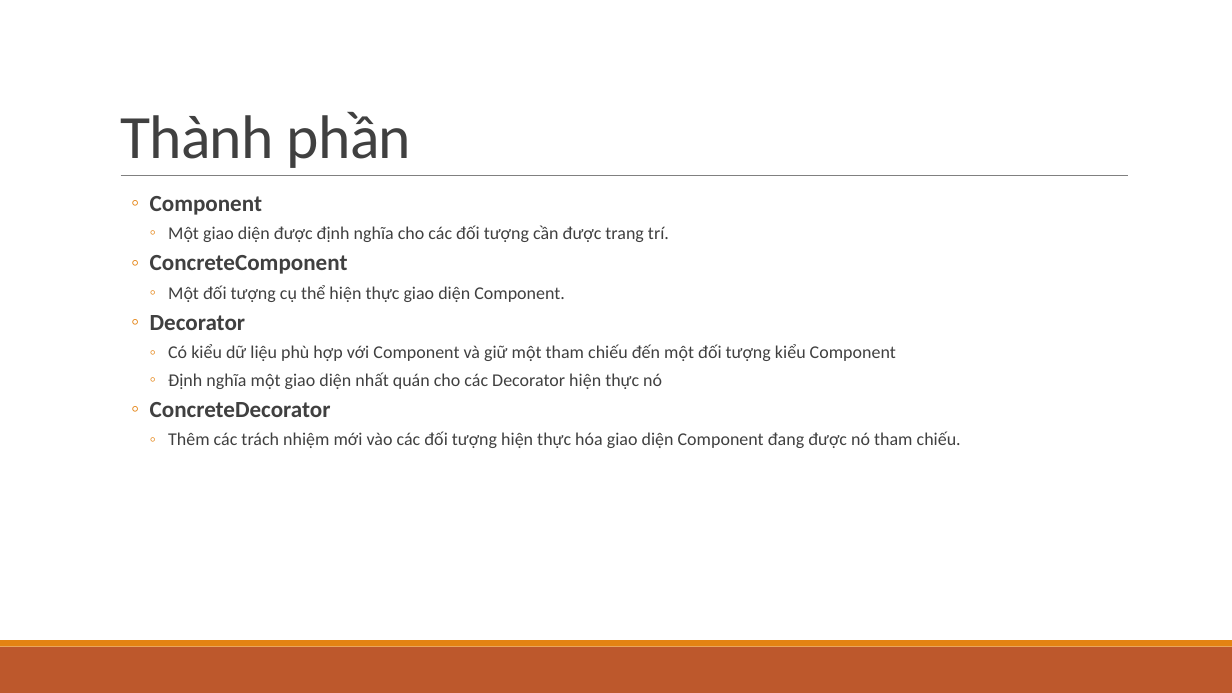
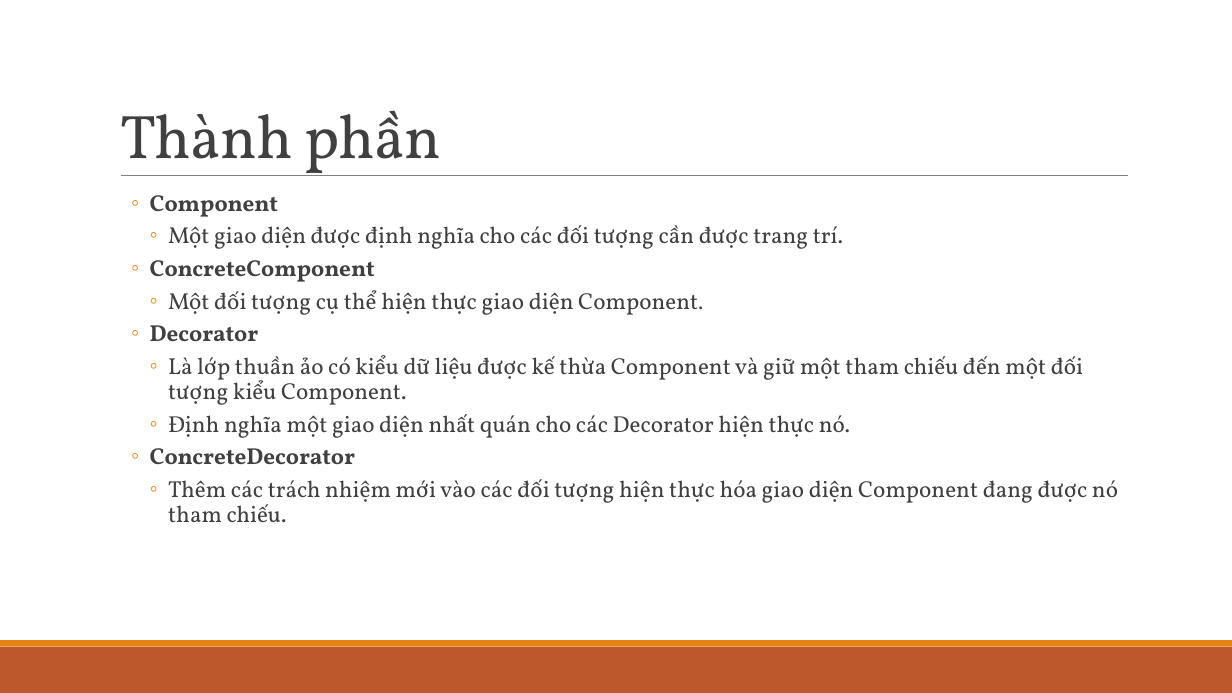
Before and after one commit to ChrisJamison/design_pattern, a slide deck: slide 10 of DP version 1.1.pptx. Drawn at 1232x693 pixels with LibreOffice and Linux fonts; fonts in the diff are those of the drawing. Boxes give left, top, right and bottom in pixels: in the first picture for what was removed or moved away, otherwise in the second. Text is boxed around its words. In the diff, an @@ line names an element or a change of style, - is before the commit and + after.

```diff
--- a/DP version 1.1.pptx
+++ b/DP version 1.1.pptx
@@ title "Thành phần" at <box>120,110,441,176</box>: font Calibri to Vollkorn @@
@@ text at <box>150,195,1118,522</box>: font Calibri to Vollkorn in "Component", "Một giao diện được định nghĩa cho ...", "ConcreteComponent", "Một đối tượng cụ thể hiện thực ..." and 3 more places; size 14 to 18 pt in "Một giao diện được định nghĩa cho ...", "Một đối tượng cụ thể hiện thực ...", "Thêm các trách nhiệm mới vào các ..."; size 14 to 16 pt in "Component." @@
@@ text at <box>168,355,1083,438</box>: text changed; size 14 to 18 pt; font Calibri to Vollkorn @@
-    ◦ Có kiểu dữ liệu phù hợp với Component và giữ một tham chiếu đến một đối tượng kiểu Component
-    ◦ Định nghĩa một giao diện nhất quán cho các Decorator hiện thực nó
+    ◦ Là lớp thuần ảo có kiểu dữ liệu được kế thừa Component và giữ một tham chiếu đến một đối tượng kiểu Component.
+    ◦ Định nghĩa một giao diện nhất quán cho các Decorator hiện thực nó.
```
Also in this commit, not shown: 24 other slides changed, 5 slides added, 1 slide removed.
